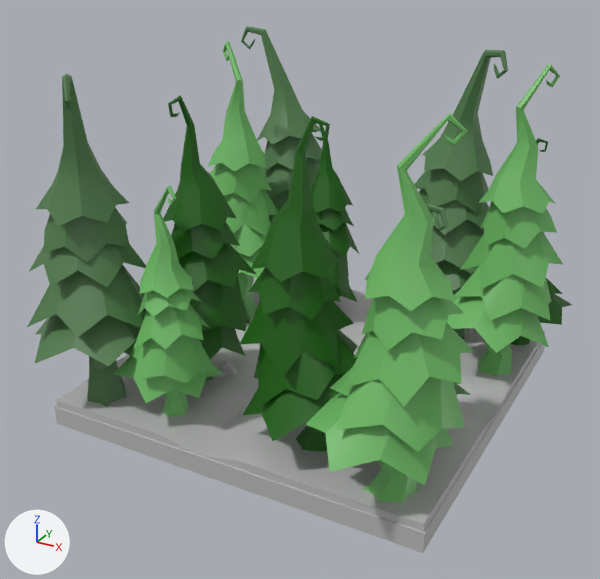
An edit to the FBX model Cryptique/Assets/FBX/FullRoom/3 - Forest/Foret_labyrinth05.fbx, drawn before and after from the same camera.
One viewpoint serves both versions: a 50 mm lens placed at (7.49, -14.28, 9.4), pointed at (-0.09, -0.49, 2.5). Lighting does not change. The marker at lower left points along +X, +Y and +Z. Where no turn or scale is listed for an object, it has been applied to the vertices.

Objects in the first picture: 'sapin39', 'sapin40', 'sapin41', 'sapin42', 'sapin43', 'sapin44', 'sapin46', 'sapin47', 'sapin48', 'sapin49', 'sapin50', 'sol41', 'sol42'.
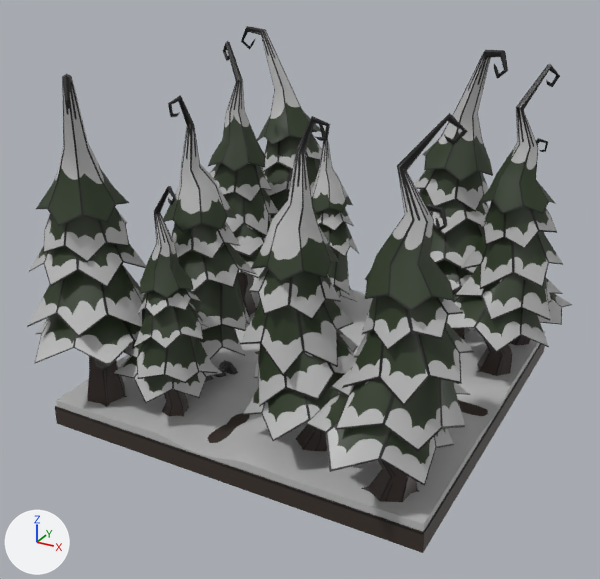
Boxes [x1, y1, x2, y2] around the edits, measured in the pictures (600 x 579 px):
'sapin46', recoloured (green to grey): [305, 113, 474, 502] in both
'sapin48', recoloured (green to grey): [27, 74, 146, 407] in both
'sapin47', recoloured (green to grey): [240, 116, 358, 453] in both
'sapin43', recoloured (green to grey): [447, 64, 563, 376] in both
'sapin50', recoloured (green to grey): [163, 95, 257, 382] in both
'sapin49', recoloured (green to grey): [113, 186, 223, 417] in both
'sol41', recoloured (grey to black): [55, 327, 546, 553] in both
'sapin44', recoloured (green to grey): [414, 50, 508, 339] in both
'sapin39', recoloured (green to grey): [208, 41, 278, 317] in both
'sapin41', recoloured (green to grey): [241, 26, 322, 223] in both
'sapin40', recoloured (green to grey): [311, 123, 359, 302] in both
'sapin42', recoloured (green to grey): [474, 138, 572, 345] in both

The change in detail:
Picture 'sol_ext.png' (img_sol_ext_png) is new.
Picture 'sapin03_RGB.png' (img_sapin03_rgb_png) is new.
Picture 'sapin02_RGB.png' (img_sapin02_rgb_png) is new.
Picture 'sapin01_RGB.png' (img_sapin01_rgb_png) is new.
Material 'terre' (mat_terre) is new.
Its texture is img_sol_ext_png.
Material 'sapin137' (mat_sapin137) is new.
Its texture is img_sapin03_rgb_png.
Material 'sapin136' (mat_sapin136) is new.
Its texture is img_sapin02_rgb_png.
Material 'sapin138' (mat_sapin138) is new.
Its texture is img_sapin01_rgb_png.
me_mesh_019 has 8 vertices, 5 faces and spans x -4.0..4.0, y -4.0..4.0, z -0.2..0.2.
me_mesh_019 no longer uses material mat_piece_taverne (grey #bcbcbc).
me_mesh_019 now uses material mat_terre (picture img_sol_ext_png).
me_mesh_007 has 199 vertices, 138 faces and spans x -0.48..2.31, y -1.8..0.73, z 0.0..6.6.
me_mesh_007 no longer uses material mat_sapin01 (green #6fbc66).
me_mesh_007 now uses material mat_sapin136 (picture img_sapin02_rgb_png).
me_mesh_008 has 209 vertices, 146 faces and spans x -0.53..2.31, y -1.4..1.36, z -0.01..6.73.
me_mesh_008 no longer uses material mat_sapin02 (green #517d4c).
me_mesh_008 now uses material mat_sapin137 (picture img_sapin03_rgb_png).
me_mesh_002 has 196 vertices, 134 faces and spans x -1.37..1.08, y -1.82..0.87, z 0.0..6.09.
me_mesh_002 no longer uses material mat_sapin03 (dark green #186000).
me_mesh_002 now uses material mat_sapin138 (picture img_sapin01_rgb_png).
me_mesh_004 has 199 vertices, 138 faces and spans x -2.05..0.37, y -1.98..0.9, z 0.0..6.6.
me_mesh_004 no longer uses material mat_sapin01 (green #6fbc66).
me_mesh_004 now uses material mat_sapin136 (picture img_sapin02_rgb_png).
me_mesh_009 has 209 vertices, 146 faces and spans x -2.24..0.79, y -0.96..1.93, z -0.01..6.73.
me_mesh_009 no longer uses material mat_sapin02 (green #517d4c).
me_mesh_009 now uses material mat_sapin137 (picture img_sapin03_rgb_png).
me_mesh has 209 vertices, 146 faces and spans x -2.2..1.05, y -0.74..2.02, z -0.01..6.73.
me_mesh no longer uses material mat_sapin02 (green #517d4c).
me_mesh now uses material mat_sapin137 (picture img_sapin03_rgb_png).
me_mesh_001 has 199 vertices, 138 faces and spans x -1.67..0.27, y -0.73..1.14, z 0.0..4.88.
me_mesh_001 no longer uses material mat_sapin01 (green #6fbc66).
me_mesh_001 now uses material mat_sapin136 (picture img_sapin02_rgb_png).
me_mesh_003 has 196 vertices, 134 faces and spans x -0.93..1.91, y -1.19..1.35, z 0.0..6.24.
me_mesh_003 no longer uses material mat_sapin03 (dark green #186000).
me_mesh_003 now uses material mat_sapin138 (picture img_sapin01_rgb_png).
me_mesh_006 has 196 vertices, 134 faces and spans x -1.54..0.69, y -0.96..0.96, z 0.0..4.92.
me_mesh_006 no longer uses material mat_sapin03 (dark green #186000).
me_mesh_006 now uses material mat_sapin138 (picture img_sapin01_rgb_png).
me_mesh_010 has 196 vertices, 134 faces and spans x -0.83..1.35, y -0.82..1.19, z 0.0..4.92.
me_mesh_010 no longer uses material mat_sapin03 (dark green #186000).
me_mesh_010 now uses material mat_sapin138 (picture img_sapin01_rgb_png).
me_mesh_011 has 199 vertices, 138 faces and spans x -1.8..0.72, y -2.31..0.48, z 0.0..6.6.
me_mesh_011 no longer uses material mat_sapin01 (green #6fbc66).
me_mesh_011 now uses material mat_sapin136 (picture img_sapin02_rgb_png).
